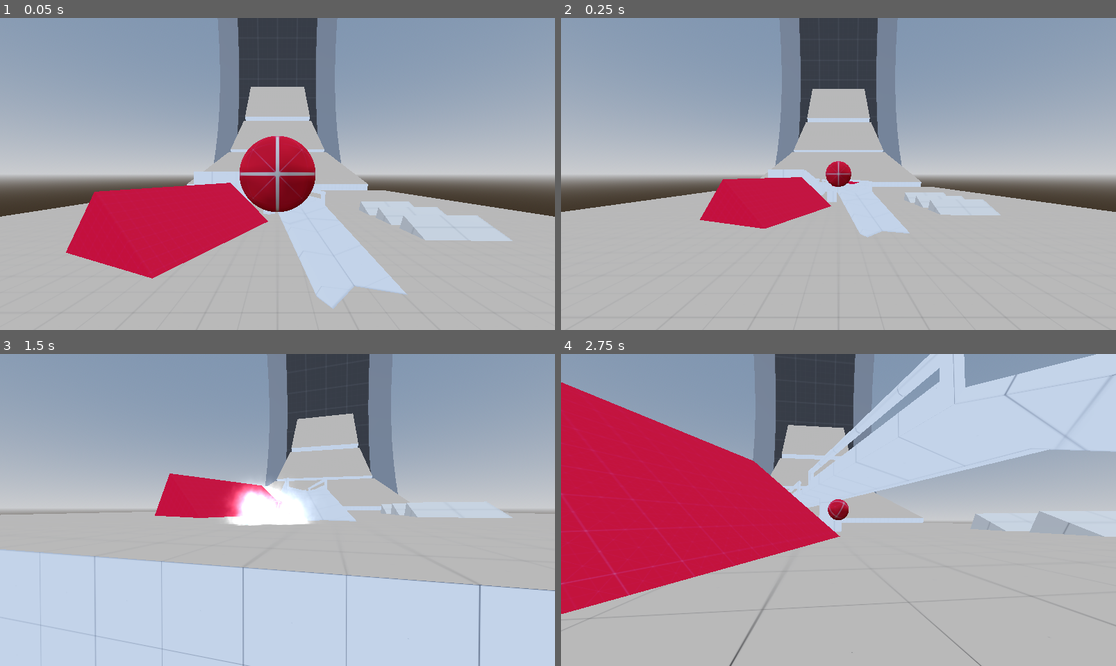
Above: before the commit, frames 1-4 (two rows, left to right).
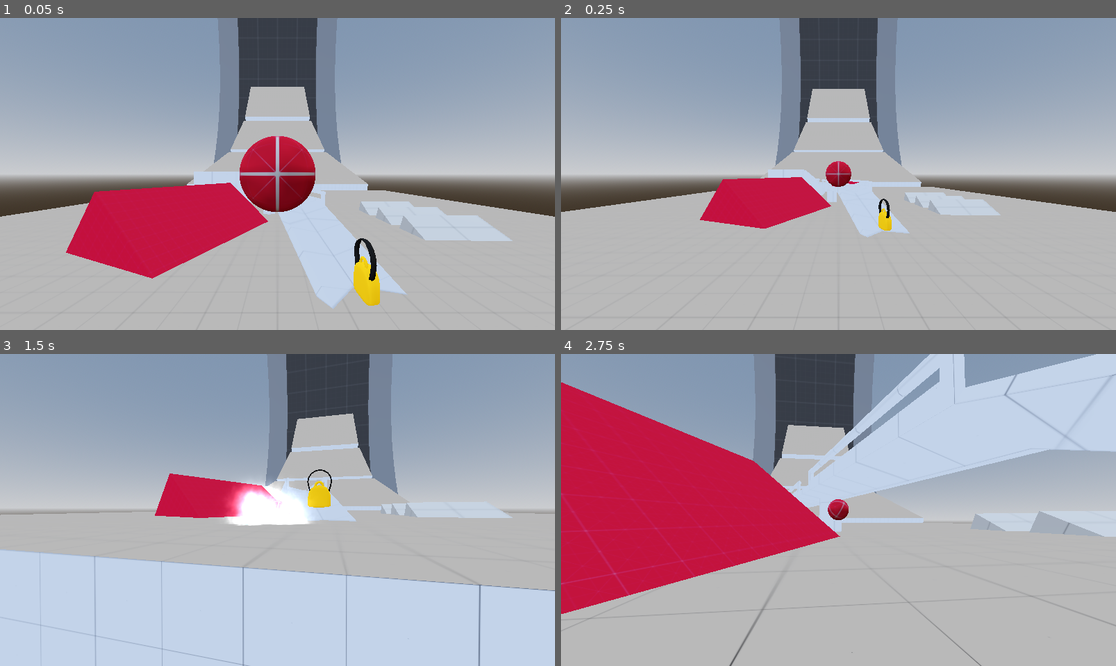
Above: after the commit, the same moments.

Repository: Bartticus/GMTK2025
Game: Godot game, scene res://Scenes/main/main.tscn
The game is run twice, just before and just after one commit, with the same random seed, the same clock (stepped at 60 frames per second) and the same inputs.
Inputs (mouse positions are in pixels of both pictures, inside the frame that each line leads up to):
- Up to frame 1 (0.05 s): no input
- Up to frame 2 (0.25 s): no input
- Up to frame 3 (1.5 s): move the mouse to (305, 510) at 0.52 s; hold Space (drift) 0.53-1.28 s; hold W (forward) from 0.53 s (still down); move the mouse to (249, 510) at 1.27 s; tap Mouse wheel down (wheel_down) at 1.35 s
- Up to frame 4 (2.75 s): keep holding W (forward); move the mouse to (849, 503) at 2.02 s; hold Mouse wheel up (wheel_up) from 2.03 s (still down)

The runs differ from the first frame. In frame 1, 0.7% of the frame differs, in the area x 63-69%, y 70-93%; in frame 2, 0.2%; in frame 3, 0.3%; in frame 4, nothing differs.

Commit message:
Collectible Progress

Diff:
--- a/Scenes/bag/Bag.tscn
+++ b/Scenes/bag/Bag.tscn
@@ -1,3 +1,27 @@
-[gd_scene format=3 uid="uid://wlw7qrjti27i"]
+[gd_scene load_steps=6 format=3 uid="uid://wlw7qrjti27i"]
+
+[ext_resource type="ArrayMesh" uid="uid://bgs7ktlm8mh6y" path="res://Scenes/bag/bag.obj" id="1_ad4vs"]
+[ext_resource type="Script" uid="uid://dftua85s7brxj" path="res://Scenes/bag/bag.gd" id="1_ylb2f"]
+
+[sub_resource type="Curve" id="Curve_ylb2f"]
+_data = [Vector2(0, 0), 0.0, 0.0592311, 0, 0, Vector2(1, 1), 0.0, 0.0, 0, 0]
+point_count = 2
+
+[sub_resource type="StandardMaterial3D" id="StandardMaterial3D_ylb2f"]
+albedo_color = Color(1, 0.75, 0, 1)
+emission_enabled = true
+emission = Color(1, 0.74902, 0, 1)
+emission_energy_multiplier = 0.7
+
+[sub_resource type="StandardMaterial3D" id="StandardMaterial3D_r3gyv"]
+albedo_color = Color(0.101241, 0.101241, 0.101241, 1)
 
 [node name="Bag" type="Node3D"]
+script = ExtResource("1_ylb2f")
+hover_curve = SubResource("Curve_ylb2f")
+
+[node name="BagMesh" type="MeshInstance3D" parent="."]
+transform = Transform3D(2, 0, 0, 0, 2, 0, 0, 0, 2, 0, 0, 0)
+mesh = ExtResource("1_ad4vs")
+surface_material_override/0 = SubResource("StandardMaterial3D_ylb2f")
+surface_material_override/1 = SubResource("StandardMaterial3D_r3gyv")
--- /dev/null
+++ b/Scenes/bag/bag.gd
@@ -0,0 +1,25 @@
+extends Node3D
+
+@export var hover_curve : Curve
+@onready var bagmesh : MeshInstance3D = $BagMesh
+
+
+@onready var going_down : bool = false
+@onready var height_lerp : float = 0.0
+
+
+func _process(delta: float) -> void:
+	bagmesh.rotate_y(delta)
+
+	if going_down:
+		height_lerp -= delta
+		height_lerp = max(height_lerp, 0.0)
+		if height_lerp == 0.0:
+			going_down = false
+	else:
+		height_lerp += delta
+		height_lerp = min(height_lerp, 1.0)
+		if height_lerp == 1.0:
+			going_down = true
+
+	bagmesh.position.y = lerpf(0.0, 0.5, hover_curve.sample_baked(height_lerp))
--- a/Scenes/main/main.tscn
+++ b/Scenes/main/main.tscn
@@ -1,13 +1,14 @@
-[gd_scene load_steps=28 format=3 uid="uid://dv7x2ren5evyl"]
+[gd_scene load_steps=29 format=3 uid="uid://dv7x2ren5evyl"]
 
 [ext_resource type="Texture2D" uid="uid://dk6dq52gtsalp" path="res://Textures/texture_01.png" id="1_b20jg"]
 [ext_resource type="LightmapGIData" uid="uid://dd7ruvw8a0ua5" path="res://Textures/main.lmbake" id="1_brlrh"]
-[ext_resource type="Script" path="res://Scenes/main/main.gd" id="1_hgq70"]
+[ext_resource type="Script" uid="uid://siacv54rween" path="res://Scenes/main/main.gd" id="1_hgq70"]
 [ext_resource type="PackedScene" uid="uid://bo12c78cmhfo2" path="res://Scenes/marble/marble.tscn" id="2_w1fgp"]
 [ext_resource type="Material" uid="uid://bkvo47d3laj1v" path="res://Thaddeus/Visdev.tres" id="2_wcurd"]
 [ext_resource type="PackedScene" uid="uid://e3yd7vkq41oi" path="res://Scenes/ring/ring.tscn" id="3_4etoo"]
 [ext_resource type="Material" uid="uid://ybbnsrboni3v" path="res://Thaddeus/VisdevRed.tres" id="4_4jhlv"]
-[ext_resource type="PackedScene" path="res://Models/Walkway.tscn" id="6_4jhlv"]
+[ext_resource type="PackedScene" uid="uid://belm2gc5ufb0a" path="res://Models/Walkway.tscn" id="6_4jhlv"]
+[ext_resource type="PackedScene" uid="uid://wlw7qrjti27i" path="res://Scenes/bag/Bag.tscn" id="9_8lqer"]
 
 [sub_resource type="ProceduralSkyMaterial" id="ProceduralSkyMaterial_bo1nx"]
 sky_horizon_color = Color(0.662243, 0.671743, 0.686743, 1)
@@ -266,3 +267,6 @@
 transform = Transform3D(1, 0, 0, 0, 1, 0, 0, 0, 1, 0, -198.062, 20.9202)
 physics_material_override = SubResource("PhysicsMaterial_4etoo")
 angular_damp = 0.1
+
+[node name="Bag" parent="." instance=ExtResource("9_8lqer")]
+transform = Transform3D(1, 0, 0, 0, 1, 0, 0, 0, 1, 2.49804, -201.918, 17.9035)
Not shown, added: Scenes/bag/bag.gd.uid
Binary file removed: Scenes/bag/bag.glb
Not shown, removed: Scenes/bag/bag.glb.import
Not shown, added: Scenes/bag/bag.obj
Not shown, added: Scenes/bag/bag.obj.import
